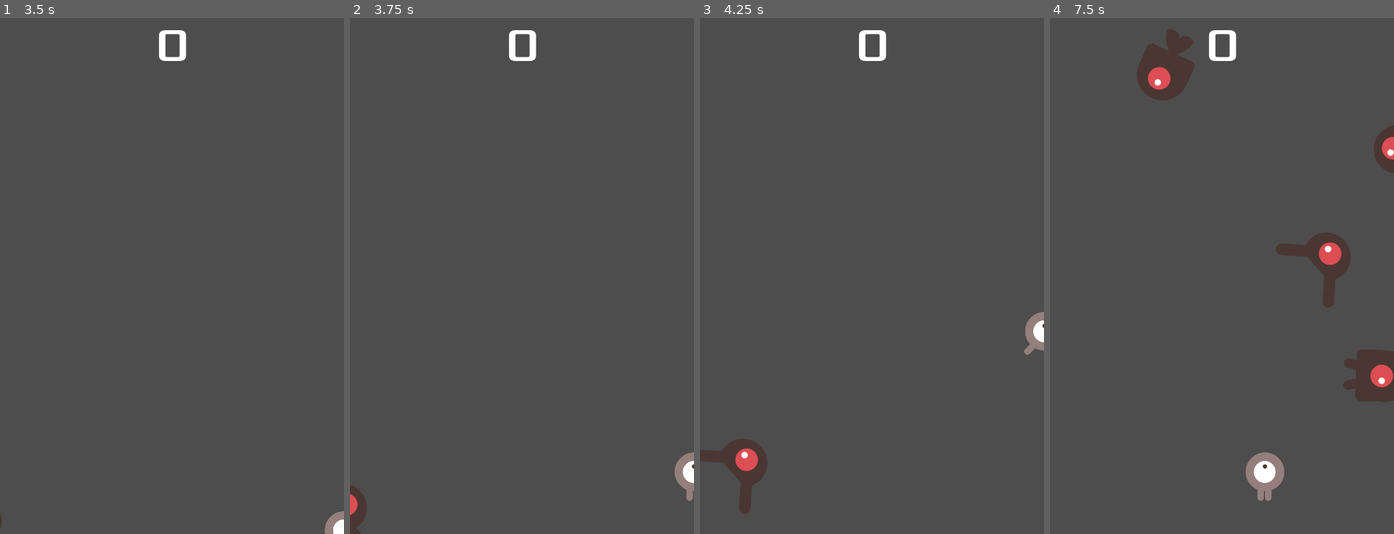
Above: before the commit, frames 1-4 (left to right).
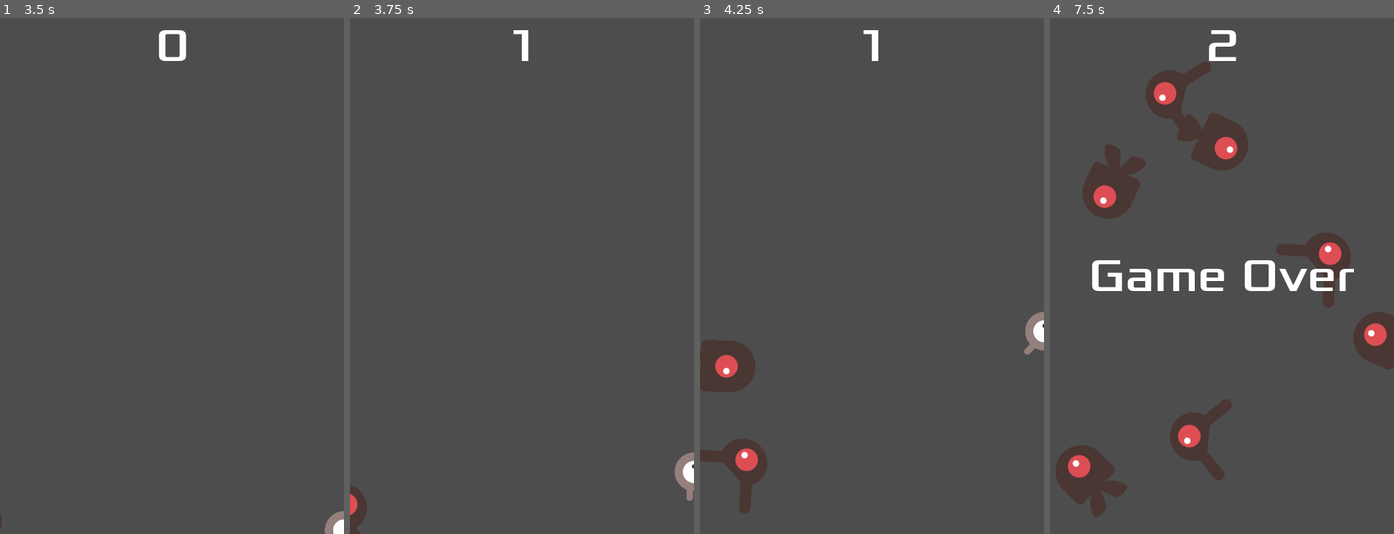
Above: after the commit, the same moments.

Repository: Srdiegoibs/primeiro_jogo
Game: Godot game, scene res://main.tscn
The game is run twice, just before and just after one commit, with the same random seed, the same clock (stepped at 60 frames per second) and the same inputs.
Inputs:
- Up to frame 1 (3.5 s): click "Start" at 0.5 s; tap Enter at 1.25 s; hold Right (move_right) 1.28-2.03 s; hold Down (move_down) 2.03-2.78 s; hold Right (move_right) from 2.78 s (still down)
- Up to frame 2 (3.75 s): tap Space at 3.5 s; release Right (move_right) at 3.53 s; hold Up (move_up) from 3.53 s (still down)
- Up to frame 3 (4.25 s): keep holding Up (move_up)
- Up to frame 4 (7.5 s): release Up (move_up) at 4.28 s; hold Left (move_left) 4.28-5.78 s; hold Down (move_down) 5.78-6.53 s; hold Right (move_right) 6.53-7.28 s; hold Up (move_up) from 7.28 s (still down)

Frame 1 is identical in both runs. In frame 2, 0.3% of the frame differs, in the area x 46-55%, y 2-9%; in frame 3, 1.8%; in frame 4, 12%, in the area x 1-100%, y 2-97%.

Commit message:
Add files via upload

Diff:
--- a/amiguinhozinho/HUD.gd
+++ b/amiguinhozinho/HUD.gd
@@ -14,7 +14,7 @@
 	# Wait until the MessageTimer has counted down.
 	await $MessageTimer.timeout
 
-	$Message.text = "Dodge the Creeps!"
+	$Message.text = "desvie os doido!"
 	$Message.show()
 	# Make a one-shot timer and wait for it to finish.
 	await get_tree().create_timer(1.0).timeout
--- a/amiguinhozinho/main.gd
+++ b/amiguinhozinho/main.gd
@@ -21,6 +21,7 @@
 	get_tree().call_group("mobs", "queue_free")
 
 func _on_score_timer_timeout():
+	print(score)
 	score += 1
 	$HUD.update_score(score)
 
--- a/amiguinhozinho/main.tscn
+++ b/amiguinhozinho/main.tscn
@@ -24,6 +24,7 @@
 wait_time = 2.0
 
 [node name="StartTimer" type="Timer" parent="."]
+one_shot = true
 
 [node name="StartPosition" type="Marker2D" parent="."]
 position = Vector2(240, 450)
